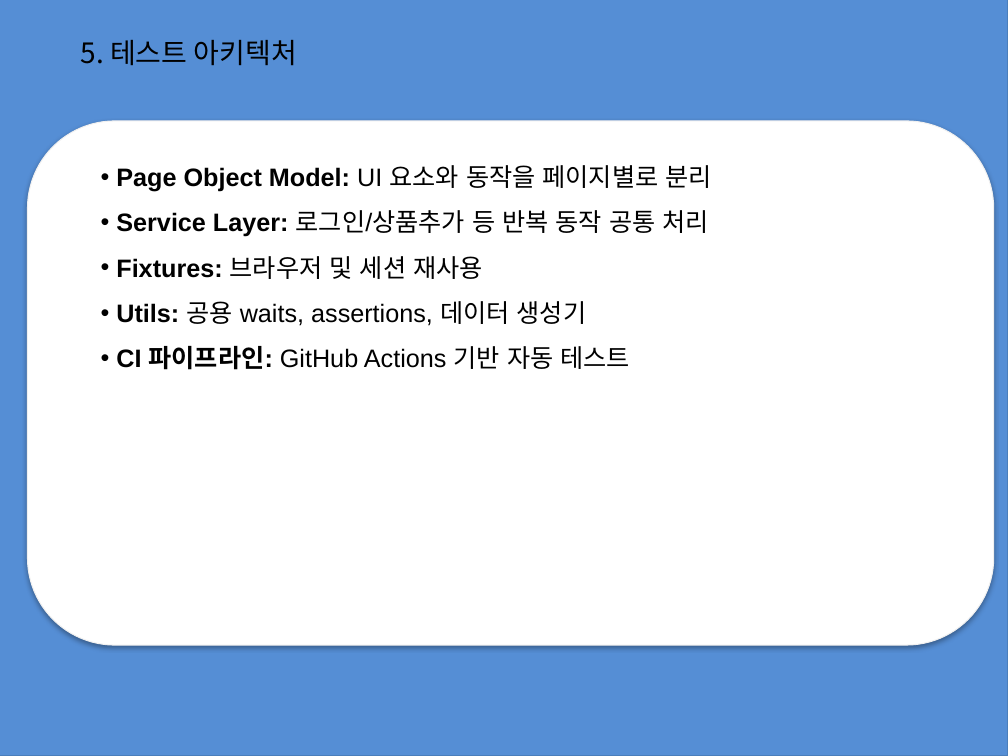
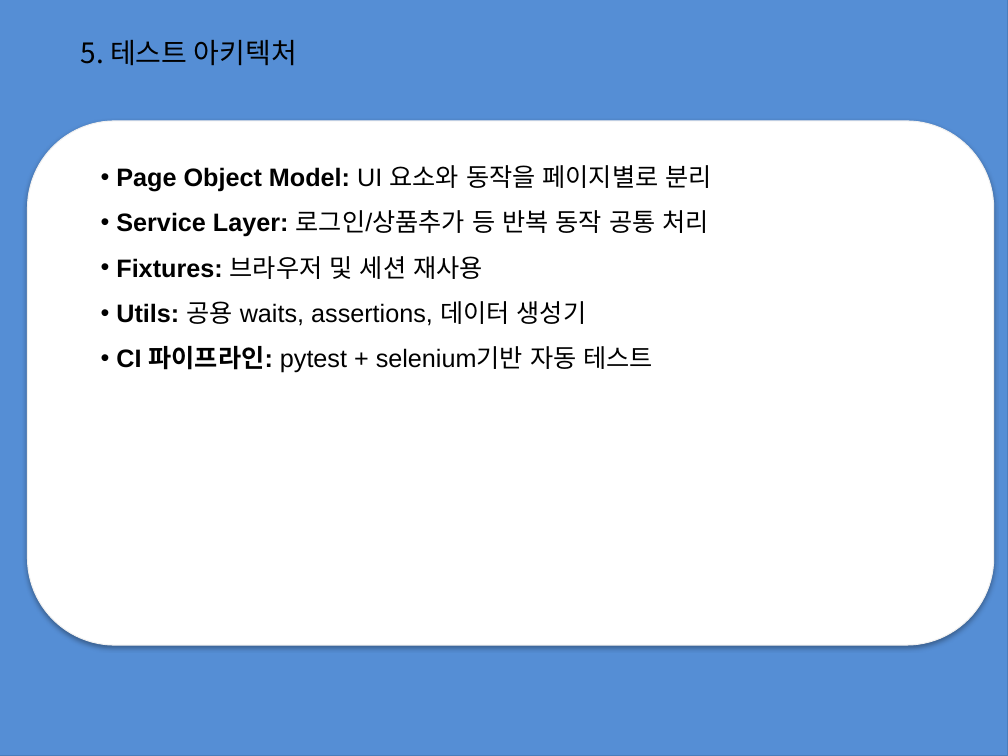
Before and after one commit to jwbaik98/project, a slide deck: slide 8 of 2조 프로젝트 과제(제작중).pptx. Drawn at 1008x756 pixels with LibreOffice and Linux fonts; fonts in the diff are those of the drawing. Boxes give left, top, right and bottom in pixels: in the first picture for what was removed or moved away, otherwise in the second. Text is boxed around its words. In the diff, an @@ line names an element or a change of style, - is before the commit and + after.

```diff
--- a/2조 프로젝트 과제(제작중).pptx
+++ b/2조 프로젝트 과제(제작중).pptx
@@ text at (x1=116, y1=346, x2=654, y2=373): text changed @@
-• CI 파이프라인: GitHub Actions 기반 자동 테스트
+• CI 파이프라인: pytest + selenium기반 자동 테스트
```
Also in this commit, not shown: 8 other slides changed.
